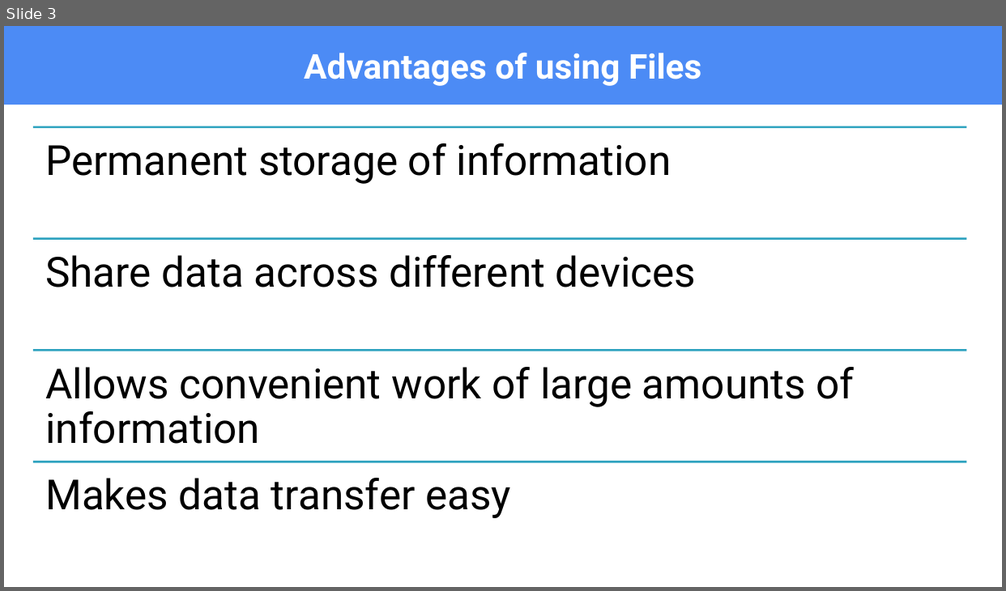
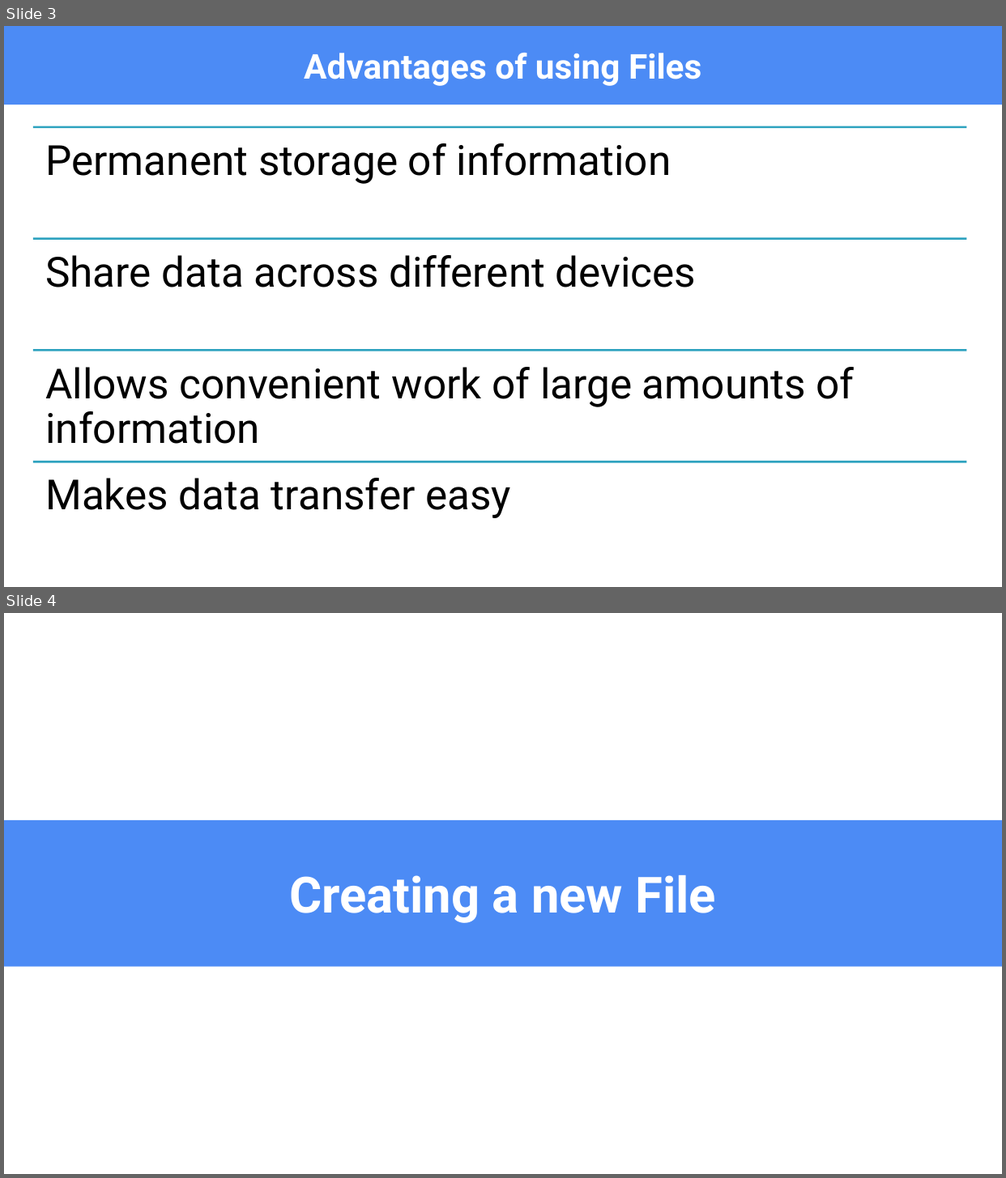
Before and after one commit to OMardil/CS2_2024_EN, a slide deck: M09_Files/01 Presentacion/M09_PPT_Working_with_Files.pptx. Shown one above the other, each under a label of ours: slide 3 before the commit, slides 3 and 4 after it. The pictures are 1006x591 and 1006x1178 pixels, drawn with LibreOffice and Linux fonts; fonts in the diff are those of the drawing. Boxes give left, top, right and bottom in pixels: in the first picture for what was removed or moved away, otherwise in the second. Text is boxed around its words. In the diff, an @@ line names an element or a change of style, - is before the commit and + after.

```diff
--- a/M09_Files/01 Presentacion/M09_PPT_Working_with_Files.pptx
+++ b/M09_Files/01 Presentacion/M09_PPT_Working_with_Files.pptx
@@ slide 4 added at (4, 613, 1002, 1174), background #FFFFFF @@
@@ title added at (4, 820, 1002, 967), fill #4C8BF5, 48 pt, text #FFFFFF, bold @@
+Creating a new File
```
Also in this commit, not shown: 3 slides changed, 22 slides removed, 16 other files.
